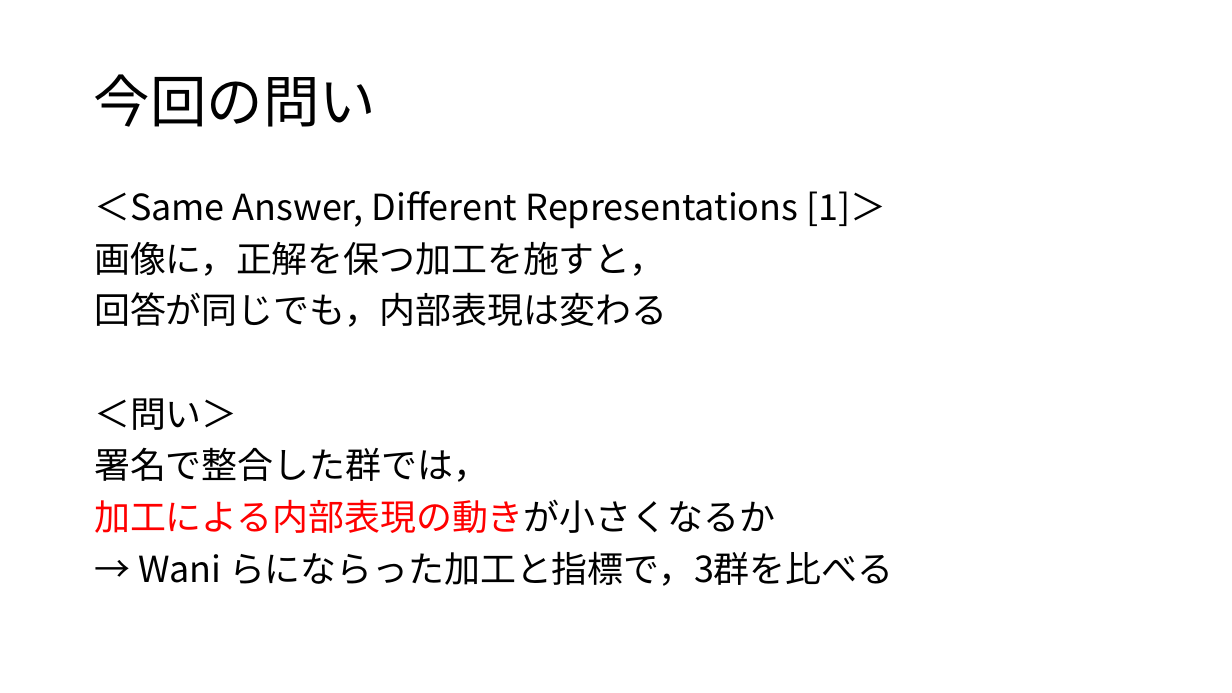
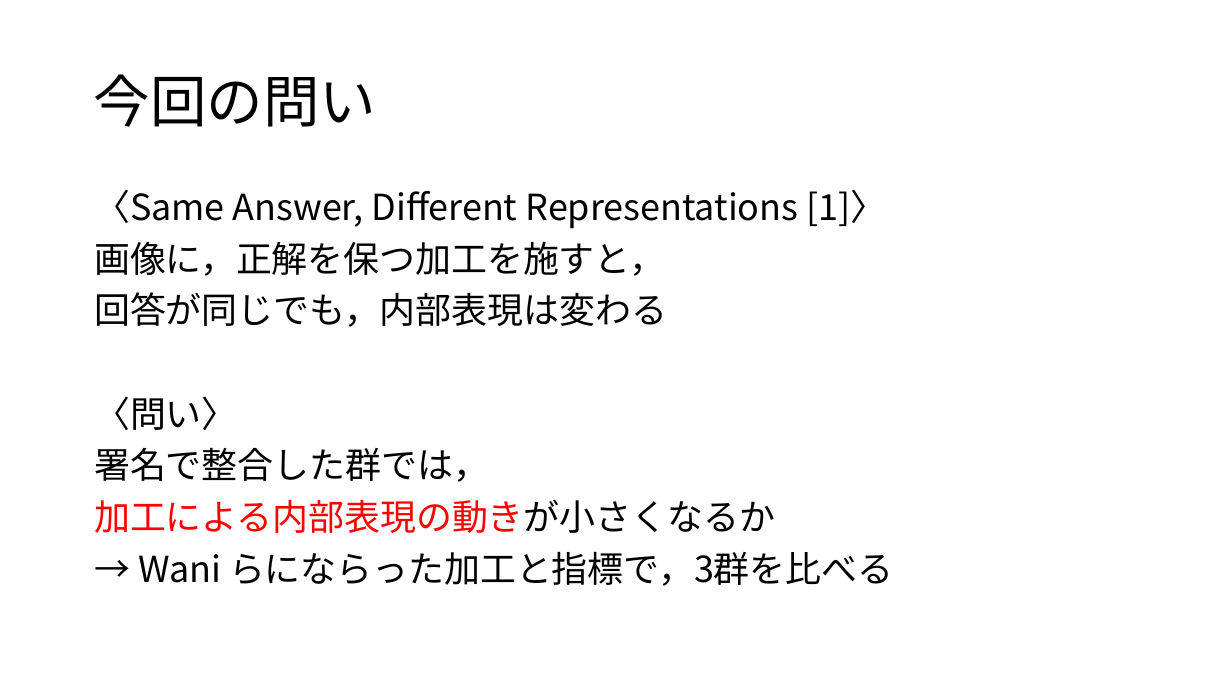
Before and after one commit to tomoking2004/cotar, a slide deck: slide 4 of presentations/20261030_進捗報告.pptx. Drawn at 1232x693 pixels with LibreOffice and Linux fonts; fonts in the diff are those of the drawing. Boxes give left, top, right and bottom in pixels: in the first picture for what was removed or moved away, otherwise in the second. Text is boxed around its words. In the diff, an @@ line names an element or a change of style, - is before the commit and + after.

```diff
--- a/presentations/20261030_進捗報告.pptx
+++ b/presentations/20261030_進捗報告.pptx
@@ text at (94, 190, 886, 229): text changed @@
-＜Same Answer, Different Representations [1]＞
+〈Same Answer, Different Representations [1]〉
@@ text at (94, 397, 238, 430): text changed @@
-＜問い＞
+〈問い〉
```
Also in this commit, not shown: 1 other slide changed, 1 other file.
